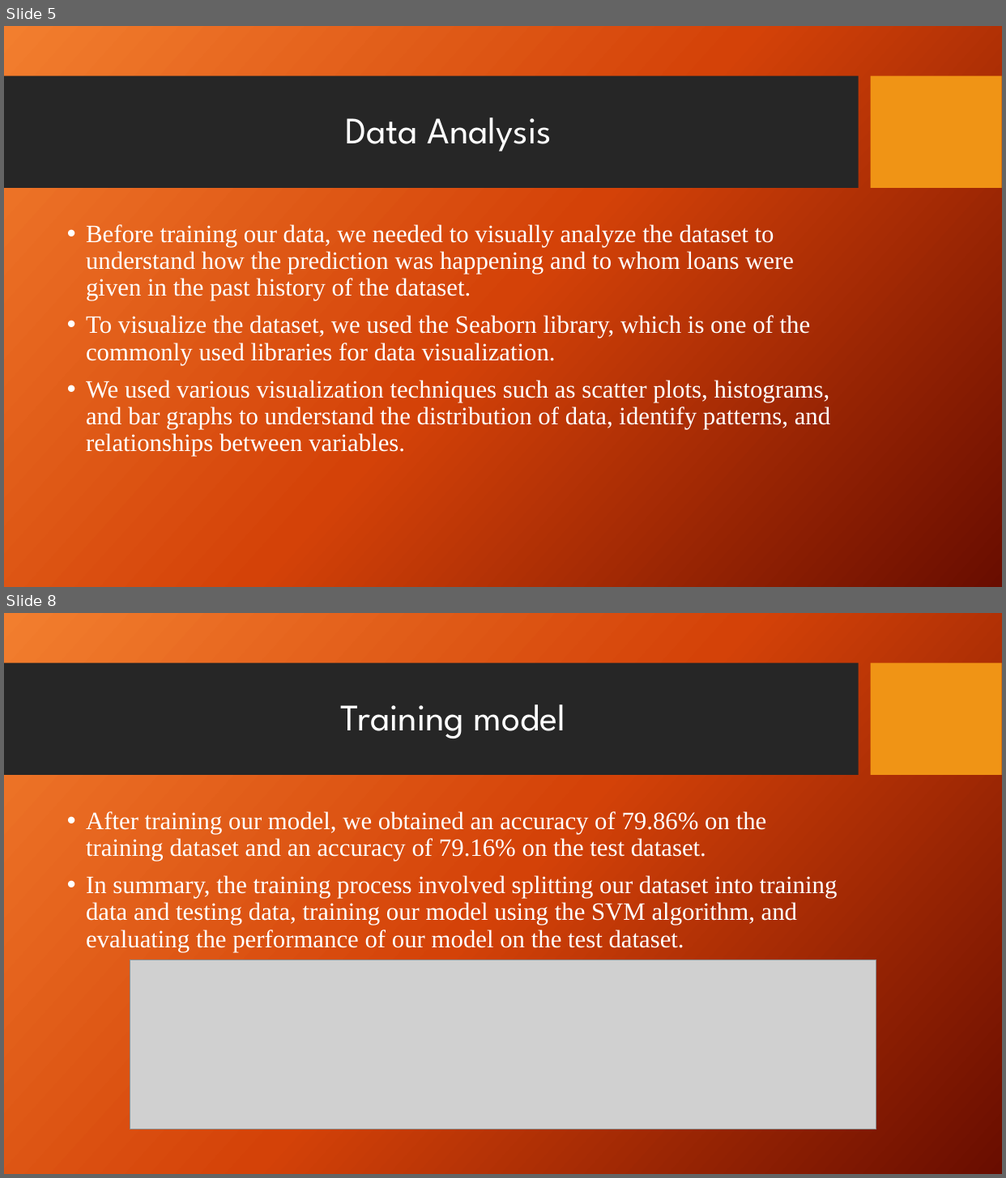
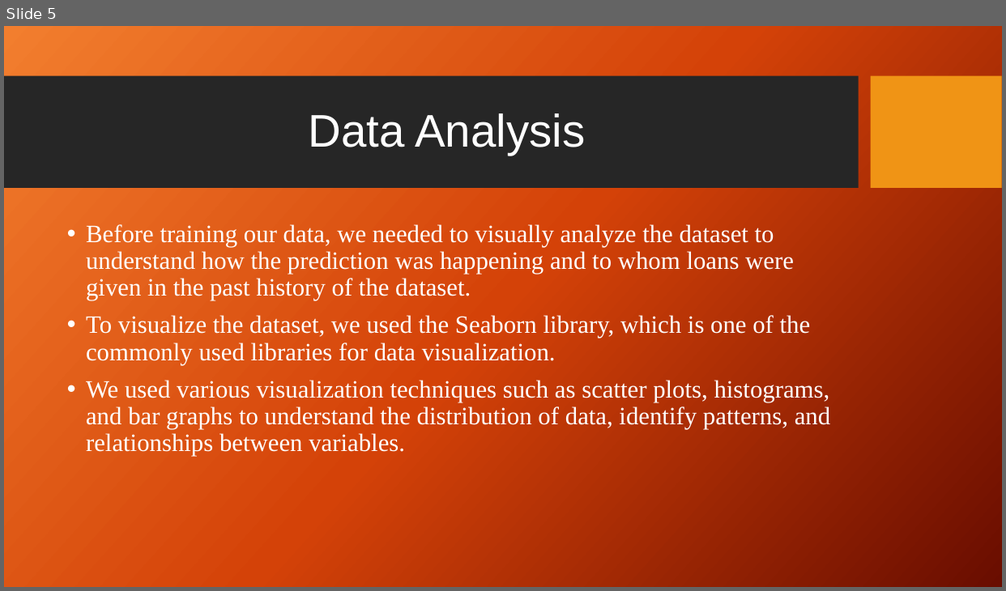
Before and after one commit to Safee121/Loan-Eligibility-Prediction-, a slide deck: Loan Eligibility Prediction1.pptx. Shown one above the other, each under a label of ours: slides 5 and 8 before the commit, slide 5 after it; the slides between them are not shown. The pictures are 1006x1178 and 1006x591 pixels, drawn with LibreOffice and Linux fonts; fonts in the diff are those of the drawing; grey boxes stand for pictures; background and template pictures are left out. Boxes give left, top, right and bottom in pixels: in the first picture for what was removed or moved away, otherwise in the second. Text is boxed around its words. In the diff, an @@ line names an element or a change of style, - is before the commit and + after.

```diff
--- a/Loan Eligibility Prediction1.pptx
+++ b/Loan Eligibility Prediction1.pptx
@@ slide 8 removed at (x1=4, y1=613, x2=1002, y2=1174), background picture (left out); not listed: 2 template elements that a slide beside it also shows @@
@@ title removed at (x1=340, y1=705, x2=565, y2=739) @@
-Training model
@@ text removed at (x1=86, y1=811, x2=837, y2=952) @@
-• After training our model, we obtained an accuracy of 79.86% on the training dataset and an accuracy of 79.16% on the test dataset.
-• In summary, the training process involved splitting our dataset into training data and testing data, training our model using the SVM algorithm, and evaluating the performance of our model on the test dataset.
@@ picture removed at (x1=130, y1=960, x2=876, y2=1130) @@
@@ slide 5 changed as well @@
@@ title "Data Analysis" at (x1=308, y1=113, x2=585, y2=155): size 36 to 44 pt, font League Spartan to Arial @@
```
Also in this commit, not shown: 4 other slides changed, 1 slide added, 3 other slides removed.
